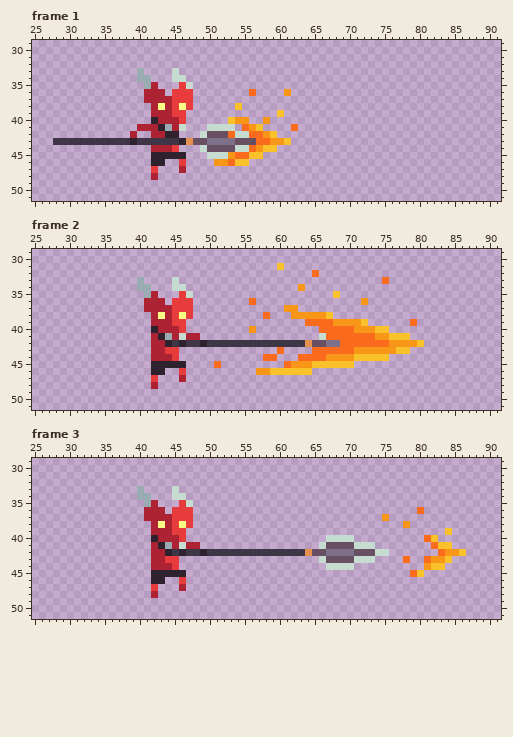
Pixel-art file, stored at Assets/Texture/Character/dragon_knight/aseprite_files/dragon_knight_jump_attack_3.aseprite. The picture above is the old version.
96x64 pixels, 5 frames. Shown: frame 1: x 25..91, y 29..51; frame 2: x 25..91, y 29..51; frame 3: x 25..91, y 29..51. The commit also changed other frames, which this record leaves out.
The result:
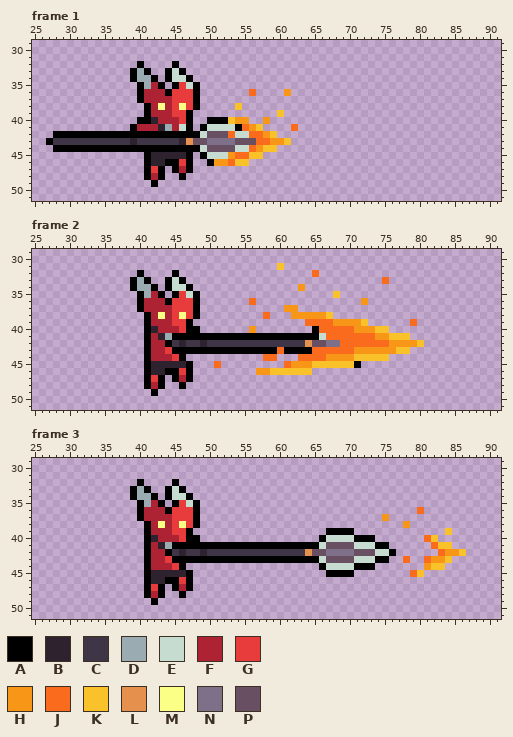
Palette (. is transparent): A #000000  B #2e222f  C #3e3546  D #9babb2  E #c7dcd0  F #ae2334  G #e83b3b  H #f79617  J #fb6b1d  K #f9c22b  L #e6904e  M #fbff86  N #7f708a  P #694f62
Edits made:
--- frame 1, layers "Layer 5", "Layer 4"
@@ x 25..56 @@
 31 ................................
-32 ................................
-33 ...............D....E...........
-34 ...............DD...EE..........
-35 ................DF...GE.........
-36 ................FFF.GGG........J
-37 ................FFFFGGG.........
-38 .................FMFGMG......K..
-39 .................FFFGG..........
-40 .................BFFFG......KHH.
-41 ...............FFFBDFE...EEEE.JH
-42 ..............F..FFBB...EPPPJEEJ
-43 ...CCCCCCCCCCCBCCCCCCBLPPNNNNPPP
-44 .................FFFG...EPPPPEEJ
-45 .................BBBBB...EEEHJJK
-46 .................BB..G....HHJKK.
-47 .................G...F..........
-48 .................F..............
-49 ................................
+32 ...............A....A...........
+33 ..............ADA..AEA..........
+34 ..............ADDA.AEEA.........
+35 ...............ADFA.AGEA........
+36 ...............AFFFAGGGA.......J
+37 ...............AFFFFGGGA........
+38 ................AFMFGMGA.....K..
+39 ................AFFFGGA.........
+40 ...............AABFFFGA..AAAKHH.
+41 ..............AFFFBDFEA.AEEEEAJH
+42 ...AAAAAAAAAAAAAAAAAAAAAEPPPJEEJ
+43 ..ACCCCCCCCCCCBCCCCCCBLPPNNNNPPP
+44 ...AAAAAAAAAAAAAAAAAAAAAEPPPPEEJ
+45 ................ABBBBBA.AEEEHJJK
+46 ................ABBAAGA..AHHJKK.
+47 ................AGA.AFA.........
+48 ................AFA..A..........
+49 .................A..............
 50 ................................
--- frame 2, layers "Layer 5", "Layer 4"
@@ x 37..73 @@
 31 .......................K.............
-32 ............................J........
-33 ...D....E............................
-34 ...DD...EE................H..........
-35 ....DF...GE....................K.....
-36 ....FFF.GGG........J...............H.
-37 ....FFFFGGG.............HH...........
-38 .....FMFGMG..........J...HHHHHK......
-39 .....FFFGG.................JJJJHHHHK.
-40 .....BFFFG.........H.........JJJJJHHH
-41 .....FBDFEFF.................EJJJJJJJ
-42 .....FFBCBCCBCCCCCCCCCCCCCCLPPNNJJJJJ
-43 .....FFGG..............J....JJJJJJHHH
-44 .....FFFG............JJ...JJJJHHHHKKK
-45 .....BBBBB....J.........JHHHKKKKKK...
-46 .....BB..G..........HHKKKKKK.........
-47 .....G...F...........................
-48 .....F...............................
-49 .....................................
+32 ...A....A...................J........
+33 ..ADA..AEA...........................
+34 ..ADDA.AEEA...............H..........
+35 ...ADFA.AGEA...................K.....
+36 ...AFFFAGGGA.......J...............H.
+37 ...AFFFFGGGA............HH...........
+38 ....AFMFGMGA.........J...HHHHHK......
+39 ....AFFFGGA................JJJJHHHHK.
+40 ....ABFFFGAA.......H........AJJJJJHHH
+41 ....AFBDAAAAAAAAAAAAAAAAAAAAAEJJJJJJJ
+42 ....AFFACBCCBCCCCCCCCCCCCCCLPPNNJJJJJ
+43 ....AFFGAAAAAAAAAAAAAAAJAAAAJJJJJJHHH
+44 ....AFFFGA...........JJ...JJJJHHHHKKK
+45 ....ABBBBBA...J.........JHHHKKKKKKA..
+46 ....ABBAAGA.........HHKKKKKK.........
+47 ....AGA.AFA..........................
+48 ....AFA..A...........................
+49 .....A...............................
 50 .....................................
--- frame 3, layers "Layer 5", "Layer 4"
@@ x 37..78 @@
 31 ..........................................
-32 ..........................................
-33 ...D....E.................................
-34 ...DD...EE................................
-35 ....DF...GE...............................
-36 ....FFF.GGG...............................
-37 ....FFFFGGG...........................H...
-38 .....FMFGMG..............................H
-39 .....FFFGG................................
-40 .....BFFFG....................EEEE........
-41 .....FBDFEFF.................EPPPPEEE.....
-42 .....FFBCBCCBCCCCCCCCCCCCCCLPPNNNNPPPEE...
-43 .....FFGG....................EPPPPEEE....J
-44 .....FFFG.....................EEEE........
-45 .....BBBBB................................
-46 .....BB..G................................
-47 .....G...F................................
-48 .....F....................................
-49 ..........................................
+32 ...A....A.................................
+33 ..ADA..AEA................................
+34 ..ADDA.AEEA...............................
+35 ...ADFA.AGEA..............................
+36 ...AFFFAGGGA..............................
+37 ...AFFFFGGGA..........................H...
+38 ....AFMFGMGA.............................H
+39 ....AFFFGGA...................AAAA........
+40 ....ABFFFGAA.................AEEEEAAA.....
+41 ....AFBDAAAAAAAAAAAAAAAAAAAAAEPPPPEEEAA...
+42 ....AFFACBCCBCCCCCCCCCCCCCCLPPNNNNPPPEEA..
+43 ....AFFGAAAAAAAAAAAAAAAAAAAAAEPPPPEEEAA..J
+44 ....AFFFGA...................AEEEEAAA.....
+45 ....ABBBBBA...................AAAA........
+46 ....ABBAAGA...............................
+47 ....AGA.AFA...............................
+48 ....AFA..A................................
+49 .....A....................................
 50 ..........................................
